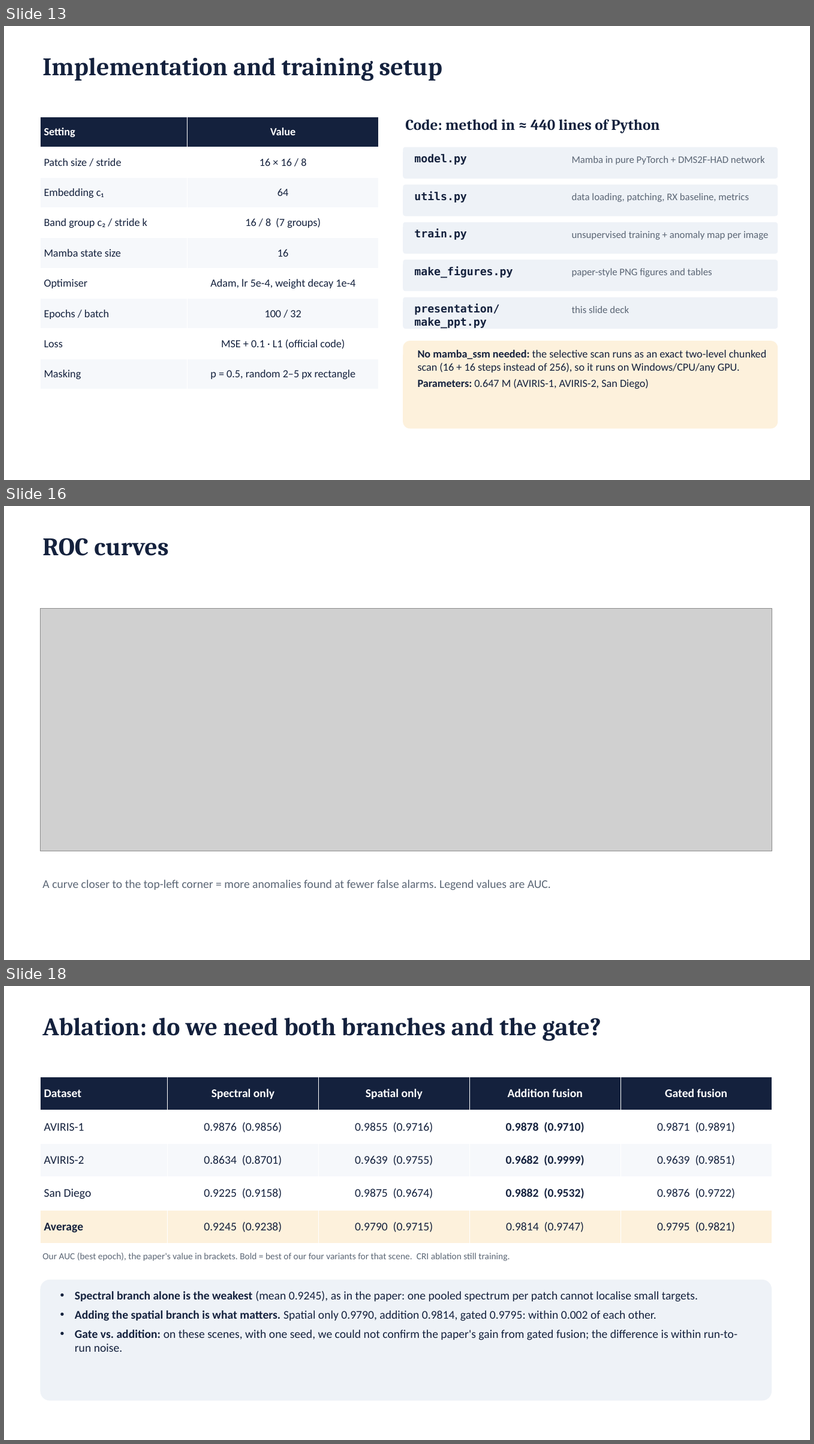
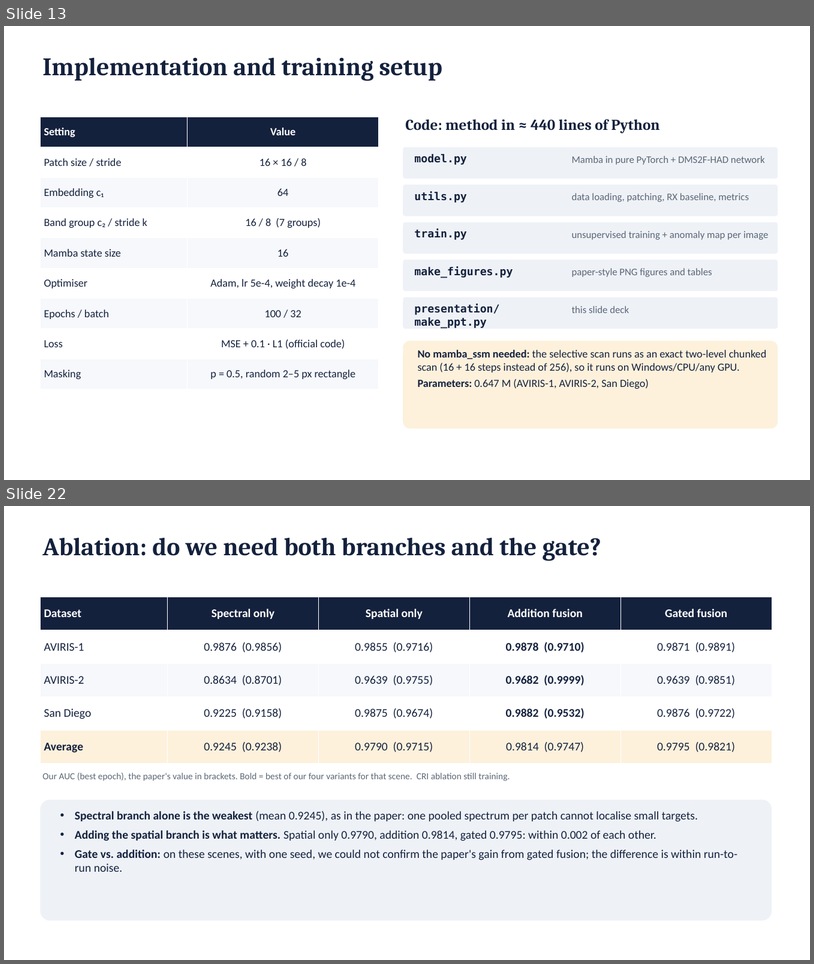
Before and after one commit to SaarthakG-Dtu/Hyperspectral_Anomaly_Detection, a slide deck: presentation/DMS2F-HAD_presentation.pptx. Shown one above the other, each under a label of ours: slides 13, 16 and 18 before the commit, slides 13 and 22 after it; the slides between them are not shown. The pictures are 814x1444 and 814x964 pixels, drawn with LibreOffice and Linux fonts; fonts in the diff are those of the drawing; grey boxes stand for pictures. Boxes give left, top, right and bottom in pixels: in the first picture for what was removed or moved away, otherwise in the second. Text is boxed around its words. In the diff, an @@ line names an element or a change of style, - is before the commit and + after.

```diff
--- a/presentation/DMS2F-HAD_presentation.pptx
+++ b/presentation/DMS2F-HAD_presentation.pptx
@@ slide 16 removed at [4,506,810,960], background #FFFFFF @@
@@ text removed at [42,538,168,556] @@
-ROC curves
@@ picture removed at [40,609,772,852] @@
@@ text removed at [42,879,551,890] @@
-A curve closer to the top-left corner = more anomalies found at fewer false alarms. Legend values are AUC.
@@ what was slide 18 is now slide 22 @@
```
Also in this commit, not shown: 7 slides changed, 6 slides added, 1 other slide removed, 7 other files.
